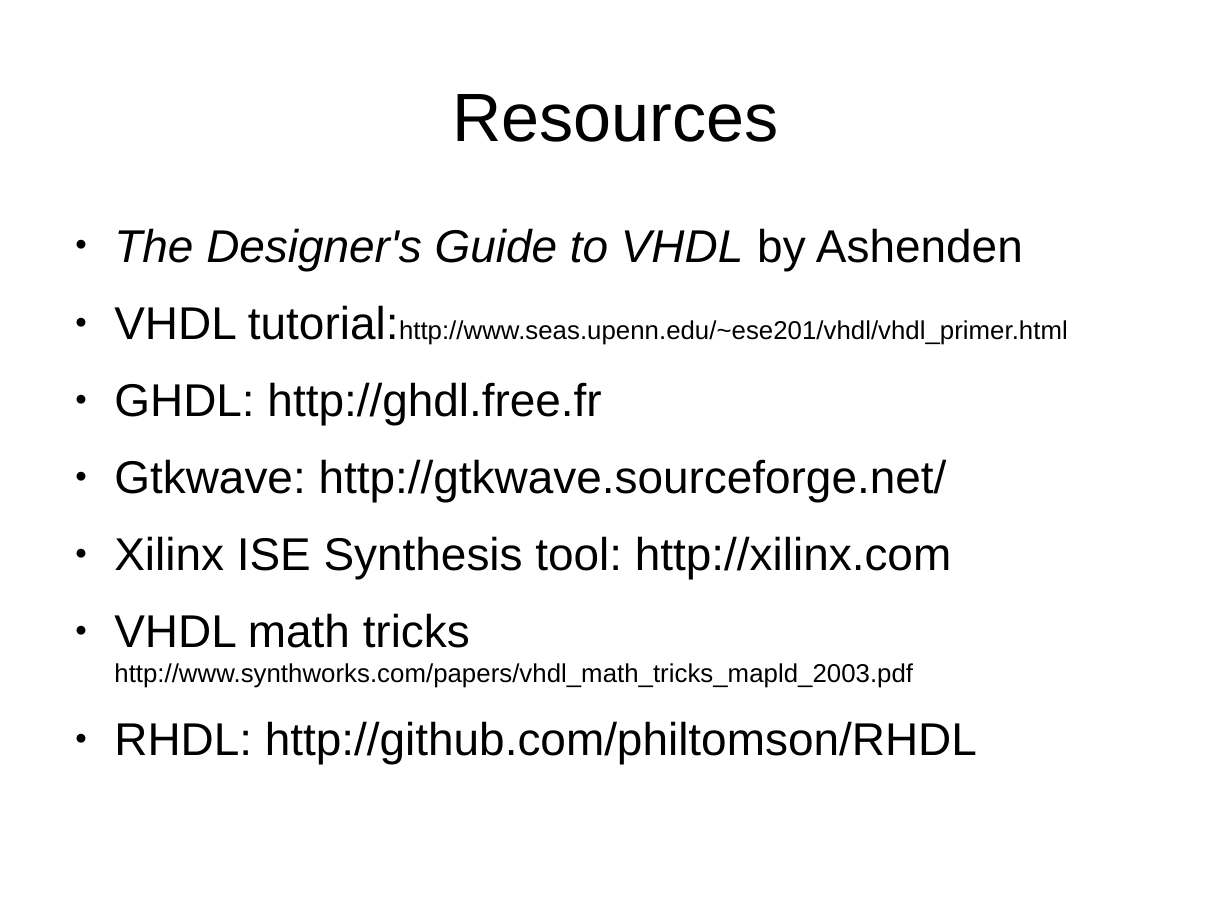
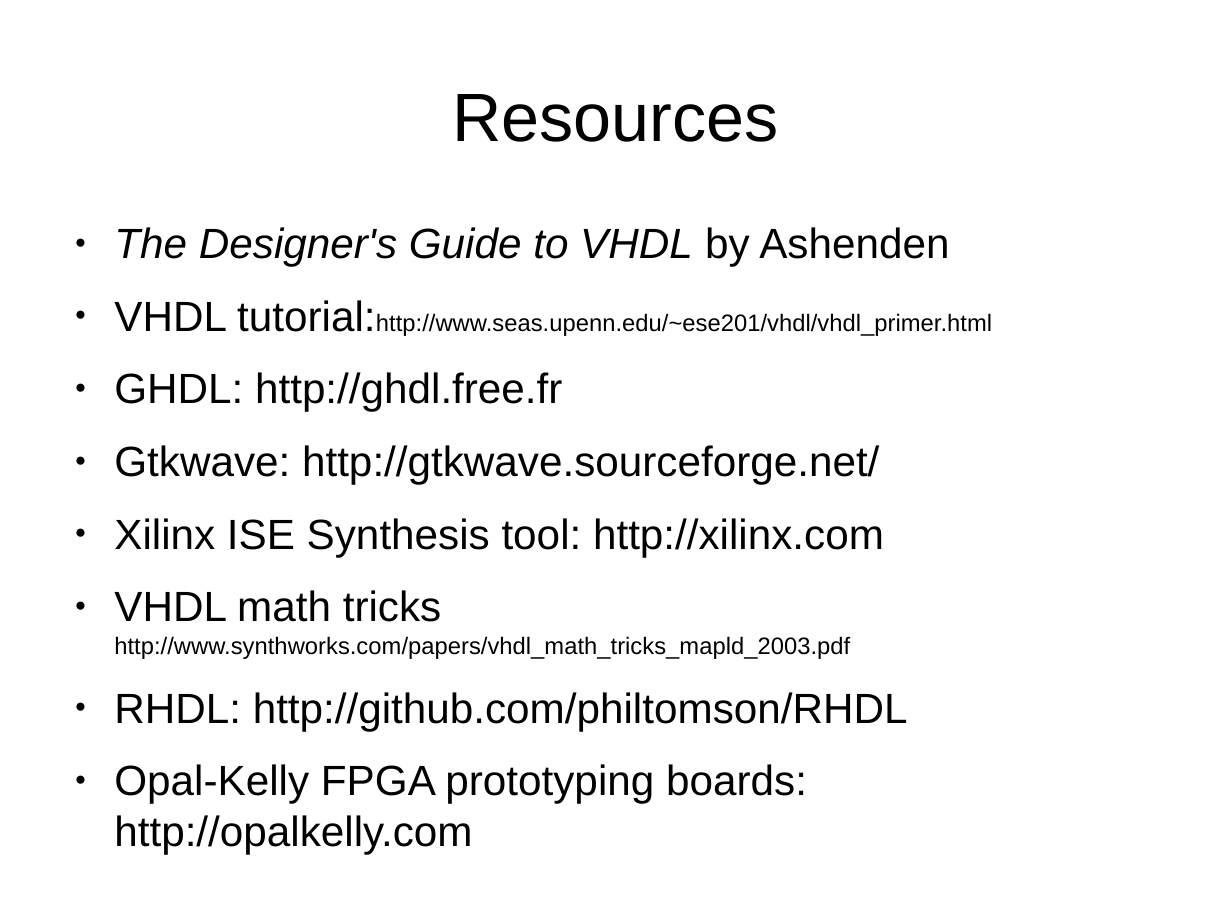
Before and after one commit to philtomson/fpga_pres, a slide deck: slide 30 of fpga_pres.odp (slide 25 before the commit). Drawn at 1232x924 pixels with LibreOffice and Linux fonts; fonts in the diff are those of the drawing. Boxes give left, top, right and bottom in pixels: in the first picture for what was removed or moved away, otherwise in the second. Text is boxed around its words. In the diff, an @@ line names an element or a change of style, - is before the commit and + after.

```diff
--- a/fpga_pres.odp
+++ b/fpga_pres.odp
@@ text at [114,227,992,731]: size 29.6 to 27.2 pt in "The Designer's Guide to VHDL by Ashenden", "VHDL tutorial:http://www.seas.upenn.edu/~ese201/vhdl/vhdl_pr ...", "GHDL: http://ghdl.free.fr", "Gtkwave: http://gtkwave.sourceforge.net/" and 3 more places; size 16.6 to 15.3 pt in "tutorial:http://www.seas.upenn.edu/~ese201/vhdl/vhdl_primer. ...", "http://www.synthworks.com/papers/vhdl_math_tricks_mapld_2003 ..." @@
@@ text at [114,764,807,804]: paragraph added @@
+● Opal-Kelly FPGA prototyping boards: http://opalkelly.com
```
Also in this commit, not shown: 3 other slides changed, 6 slides added, 1 other file.
